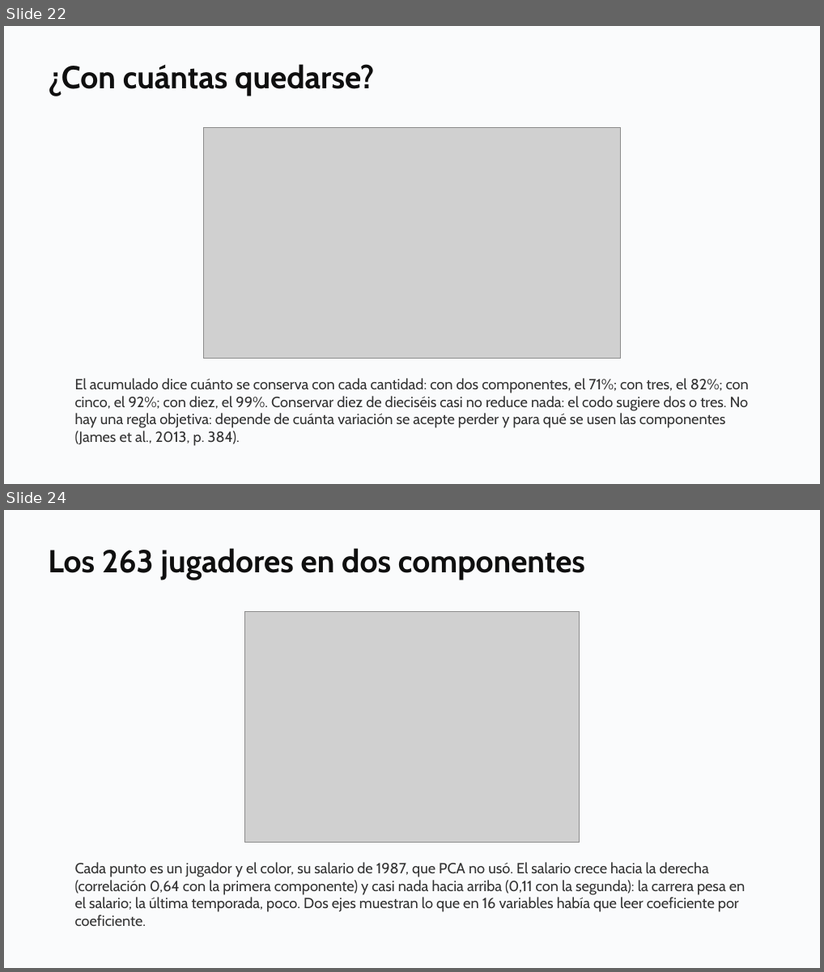
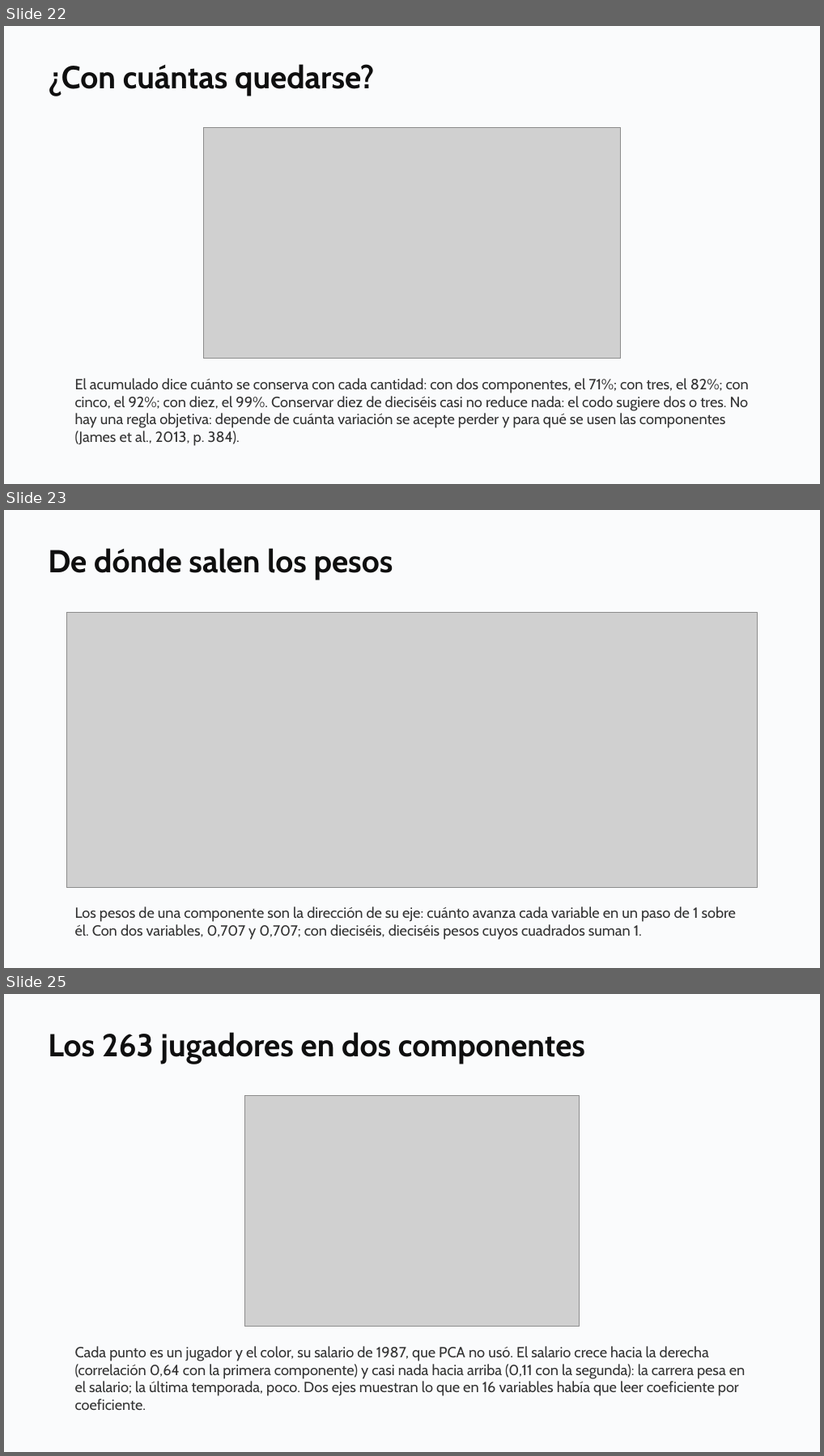
Before and after one commit to daniopitz/diplomado-cdd, a slide deck: presentaciones/clase08_componentes_principales.pptx. Shown one above the other, each under a label of ours: slides 22 and 24 before the commit, slides 22, 23 and 25 after it; the slides between them are not shown. The pictures are 824x972 and 824x1456 pixels, drawn with LibreOffice and Linux fonts; fonts in the diff are those of the drawing; grey boxes stand for pictures. Boxes give left, top, right and bottom in pixels: in the first picture for what was removed or moved away, otherwise in the second. Text is boxed around its words. In the diff, an @@ line names an element or a change of style, - is before the commit and + after.

```diff
--- a/presentaciones/clase08_componentes_principales.pptx
+++ b/presentaciones/clase08_componentes_principales.pptx
@@ slide 23 added at (x1=4, y1=510, x2=820, y2=968), background #FFFFFF @@
@@ rectangle added at (x1=4, y1=510, x2=820, y2=968), fill #FAFBFC @@
@@ text added at (x1=48, y1=548, x2=394, y2=580), 28 pt, text #0F0F0F, bold @@
+De dónde salen los pesos
@@ picture added at (x1=66, y1=613, x2=757, y2=888) @@
@@ text added at (x1=75, y1=907, x2=736, y2=940), 13 pt, text #333333 @@
+Los pesos de una componente son la dirección de su eje: cuánto avanza cada variable en un paso de 1 sobre él. Con dos variables, 0,707 y 0,707; con dieciséis, dieciséis pesos cuyos cuadrados suman 1.
@@ what was slide 24 is now slide 25 @@
```
Also in this commit, not shown: 3 slides changed, 3 other files.
